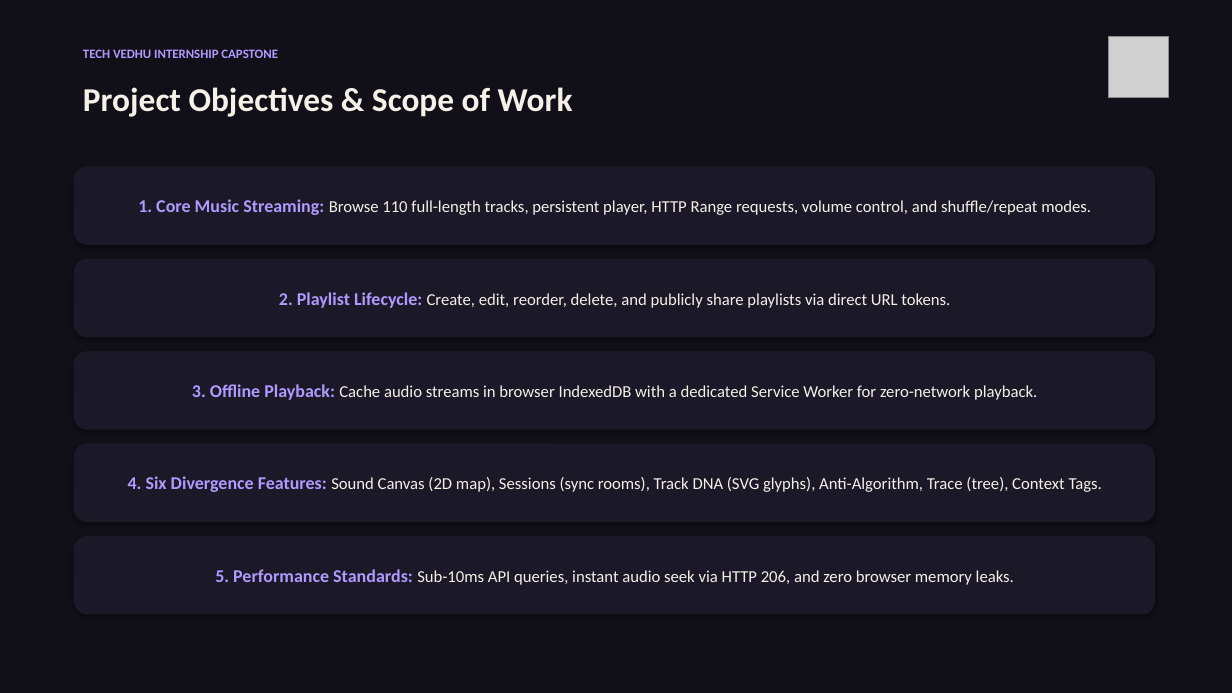
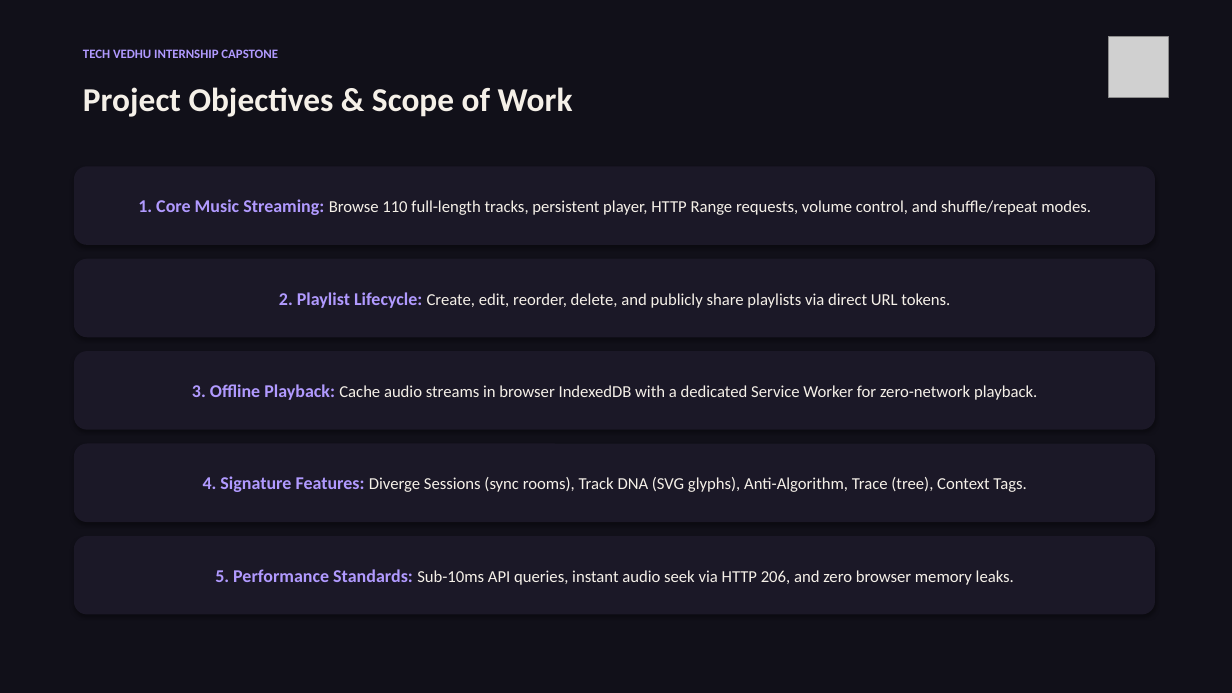
Before and after one commit to Dharsh606/DIVERGE, a slide deck: slide 4 of docs/presentation.pptx. Drawn at 1232x693 pixels with LibreOffice and Linux fonts; fonts in the diff are those of the drawing; grey boxes stand for pictures. Boxes give left, top, right and bottom in pixels: in the first picture for what was removed or moved away, otherwise in the second. Text is boxed around its words. In the diff, an @@ line names an element or a change of style, - is before the commit and + after.

Commit message:
fix: restore real songs streaming, add profile and auth routes, remove sound canvas from all documentation

```diff
--- a/docs/presentation.pptx
+++ b/docs/presentation.pptx
@@ text in rounded rectangle at [203, 476, 1026, 492]: text changed @@
-4. Six Divergence Features: Sound Canvas (2D map), Sessions (sync rooms), Track DNA (SVG glyphs), Anti-Algorithm, Trace (tree), Context Tags.
+4. Signature Features: Diverge Sessions (sync rooms), Track DNA (SVG glyphs), Anti-Algorithm, Trace (tree), Context Tags.
```
Also in this commit, not shown: 2 other slides changed, 11 other files.
